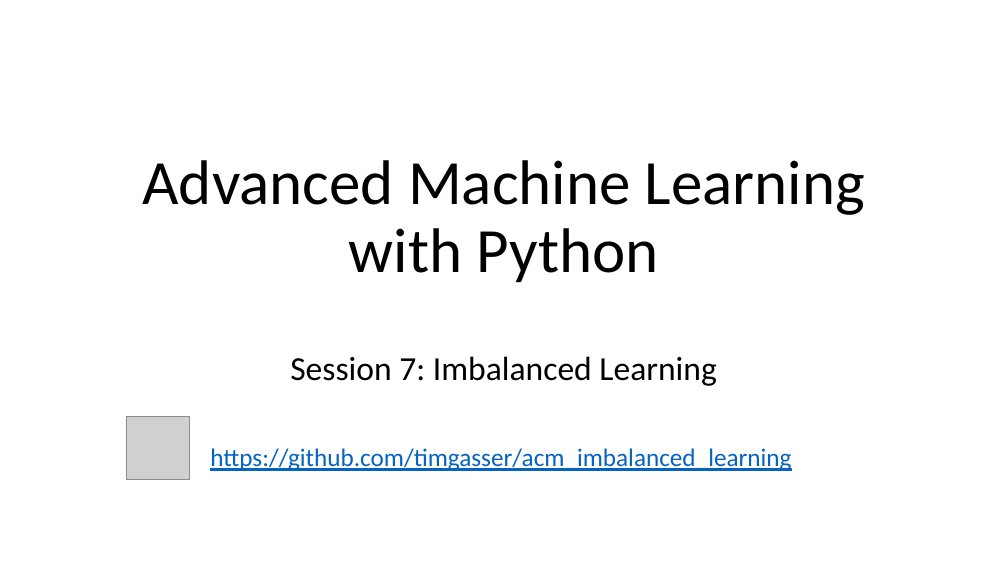
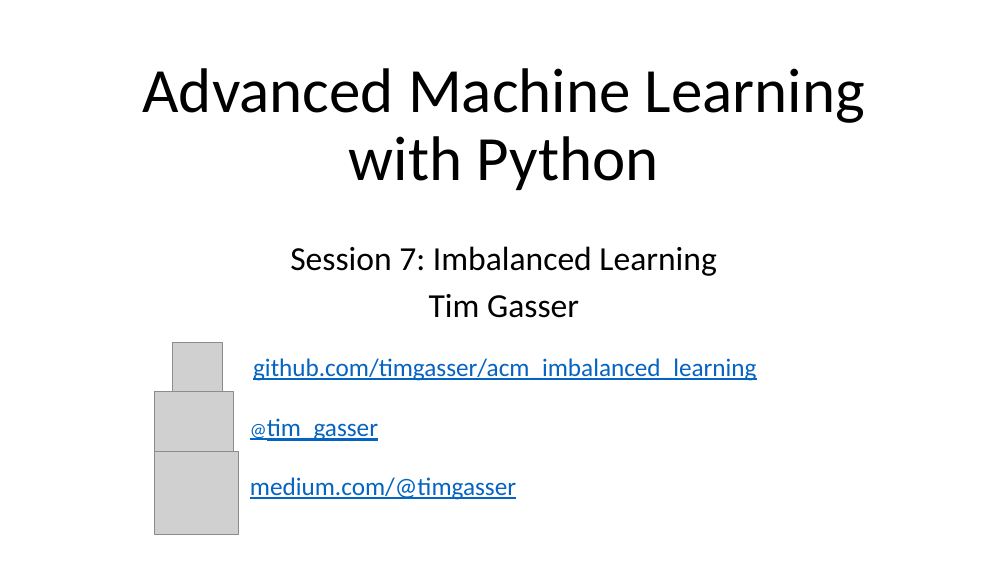
Before and after one commit to timgasser/acm_imbalanced_learning, a slide deck: slide 1 of acm_imbalance_datasets.pptx. Drawn at 1008x567 pixels with LibreOffice and Linux fonts; fonts in the diff are those of the drawing; grey boxes stand for pictures. Boxes give left, top, right and bottom in pixels: in the first picture for what was removed or moved away, otherwise in the second. Text is boxed around its words. In the diff, an @@ line names an element or a change of style, - is before the commit and + after.

```diff
--- a/acm_imbalance_datasets.pptx
+++ b/acm_imbalance_datasets.pptx
@@ title "Advanced Machine Learning with Python" moved from (x1=143, y1=160, x2=865, y2=282) to (x1=143, y1=68, x2=865, y2=190) @@
@@ subtitle "Session 7: Imbalanced Learning" moved from (x1=210, y1=356, x2=791, y2=471) to (x1=290, y1=246, x2=716, y2=318) @@
@@ subtitle at (x1=429, y1=294, x2=579, y2=318): text changed; size 24 to 32 pt; text colour #0563C1 to #000000 @@
-https://github.com/timgasser/acm_imbalanced_learning
+Tim Gasser
@@ picture resized from (x1=126, y1=417, x2=189, y2=479) to (x1=173, y1=343, x2=222, y2=392) @@
@@ text added at (x1=253, y1=358, x2=756, y2=381), 24 pt, text #0563C1, underline @@
+github.com/timgasser/acm_imbalanced_learning
@@ picture added at (x1=155, y1=392, x2=234, y2=470) @@
@@ text added at (x1=267, y1=418, x2=378, y2=441), 24 pt, text #0563C1, underline @@
+@tim_gasser
@@ picture added at (x1=155, y1=451, x2=238, y2=535) @@
@@ text added at (x1=250, y1=477, x2=516, y2=500), 24 pt, text #0563C1, underline @@
+medium.com/@timgasser
```
Also in this commit, not shown: 18 other slides changed, 5 slides added, 4 other files.
